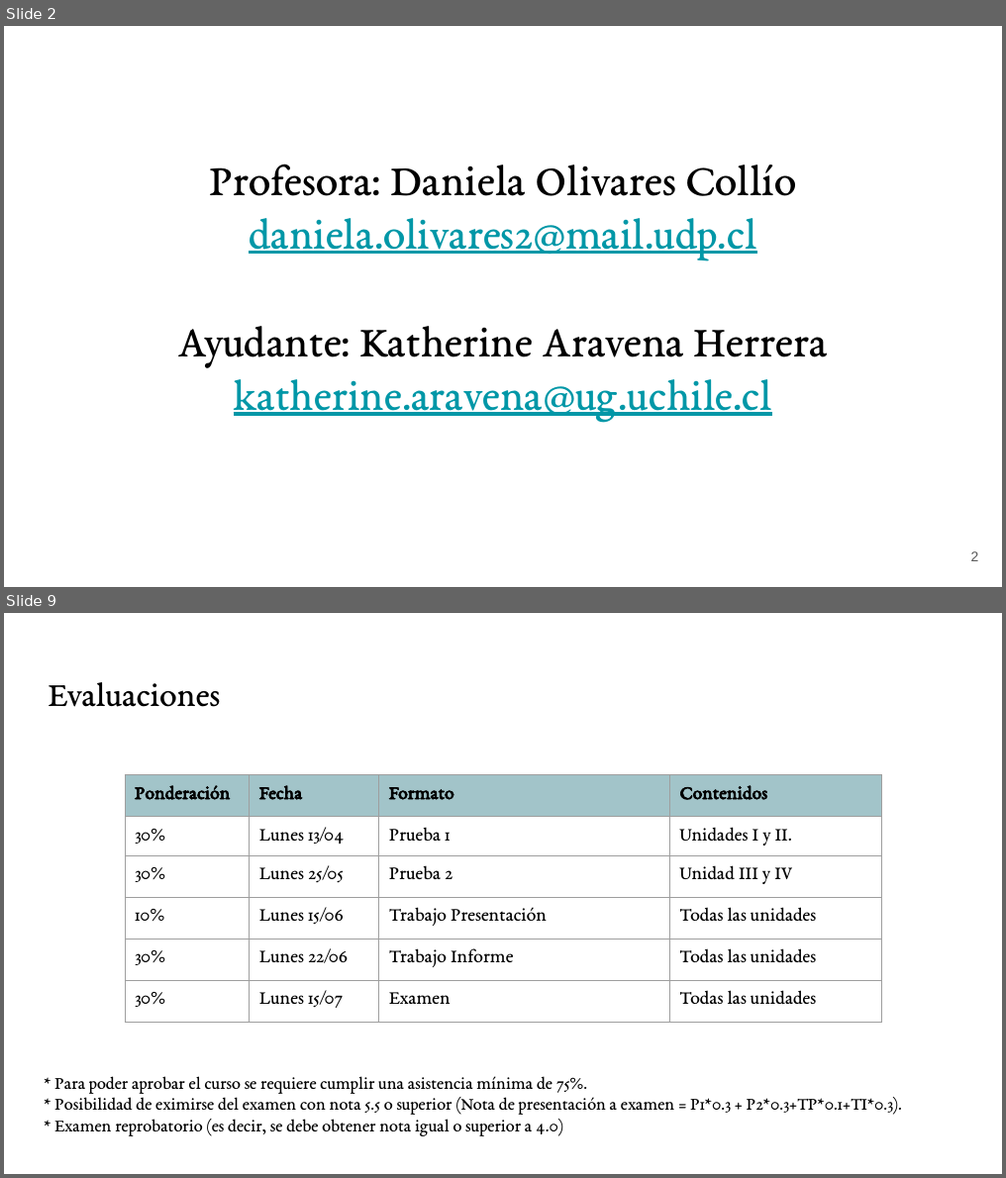
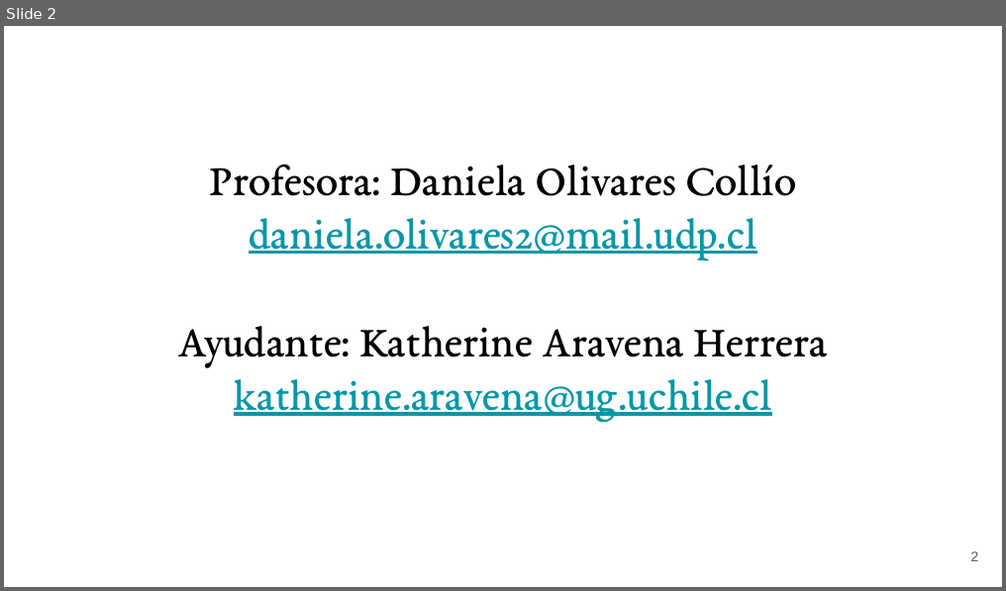
Before and after one commit to KAravena/udp-magister-visualizacion-datos-r, a slide deck: clases/clase_01/clase_01.pptx. Shown one above the other, each under a label of ours: slides 2 and 9 before the commit, slide 2 after it; the slides between them are not shown. The pictures are 1006x1178 and 1006x591 pixels, drawn with LibreOffice and Linux fonts; fonts in the diff are those of the drawing. Boxes give left, top, right and bottom in pixels: in the first picture for what was removed or moved away, otherwise in the second. Text is boxed around its words. In the diff, an @@ line names an element or a change of style, - is before the commit and + after.

```diff
--- a/clases/clase_01/clase_01.pptx
+++ b/clases/clase_01/clase_01.pptx
@@ slide 9 removed at (4, 613, 1002, 1174), background #FFFFFF @@
@@ title removed at (48, 682, 220, 707) @@
-Evaluaciones
@@ table removed at (125, 774, 881, 1102), 6 rows, 4 columns @@
-Ponderación | Fecha | Formato | Contenidos
-30% | Lunes 13/04 | Prueba 1 | Unidades I y II.
-30% | Lunes 25/05 | Prueba 2 | Unidad III y IV
-10% | Lunes 15/06 | Trabajo Presentación | Todas las unidades
-30% | Lunes 22/06 | Trabajo Informe | Todas las unidades
-30% | Lunes 15/07 | Examen | Todas las unidades
@@ text removed at (54, 1076, 902, 1137) @@
-* Para poder aprobar el curso se requiere cumplir una asistencia mínima de 75%.
-* Posibilidad de eximirse del examen con nota 5.5 o superior (Nota de presentación a examen = P1*0.3 + P2*0.3+TP*0.1+TI*0.3).
-* Examen reprobatorio (es decir, se debe obtener nota igual o superior a 4.0)
```
Also in this commit, not shown: 3 slides changed, 22 slides added, 7 other slides removed, 3 other files.
